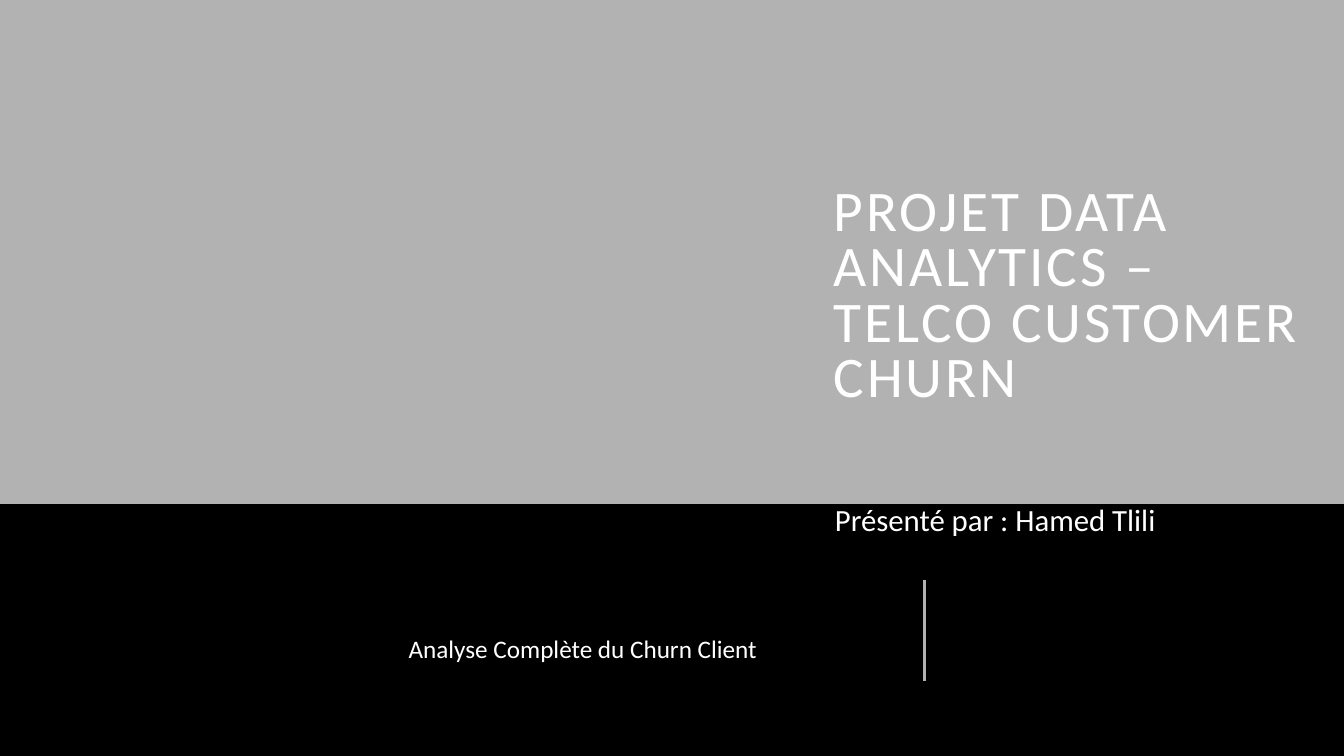
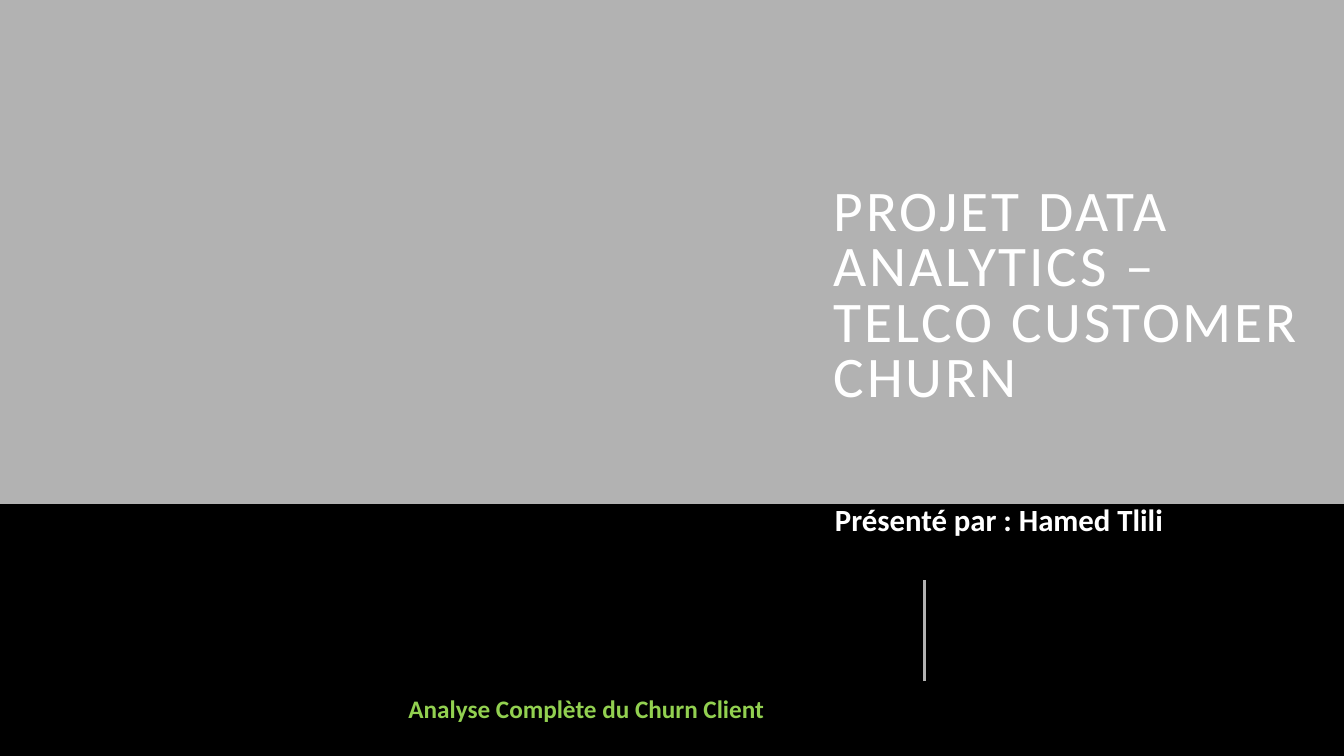
Before and after one commit to hamedtlili/sql-test-2, a slide deck: slide 1 of presentation/Projet Data Analytics – Telco Customer Churn.pptx. Drawn at 1344x756 pixels with LibreOffice and Linux fonts; fonts in the diff are those of the drawing; background and template pictures are left out. Boxes give left, top, right and bottom in pixels: in the first picture for what was removed or moved away, otherwise in the second. Text is boxed around its words. In the diff, an @@ line names an element or a change of style, - is before the commit and + after.

```diff
--- a/presentation/Projet Data Analytics – Telco Customer Churn.pptx
+++ b/presentation/Projet Data Analytics – Telco Customer Churn.pptx
@@ text "Analyse Complète du Churn Client" moved from (x1=409, y1=640, x2=757, y2=662) to (x1=408, y1=700, x2=763, y2=722) @@
@@ text "Analyse Complète du Churn Client" at (x1=408, y1=700, x2=763, y2=722): text colour #FFFFFF to #92D050, bold on @@
@@ subtitle "Présenté par : Hamed Tlili" at (x1=835, y1=509, x2=1162, y2=536): bold on @@
```
Also in this commit, not shown: 6 other slides changed.
